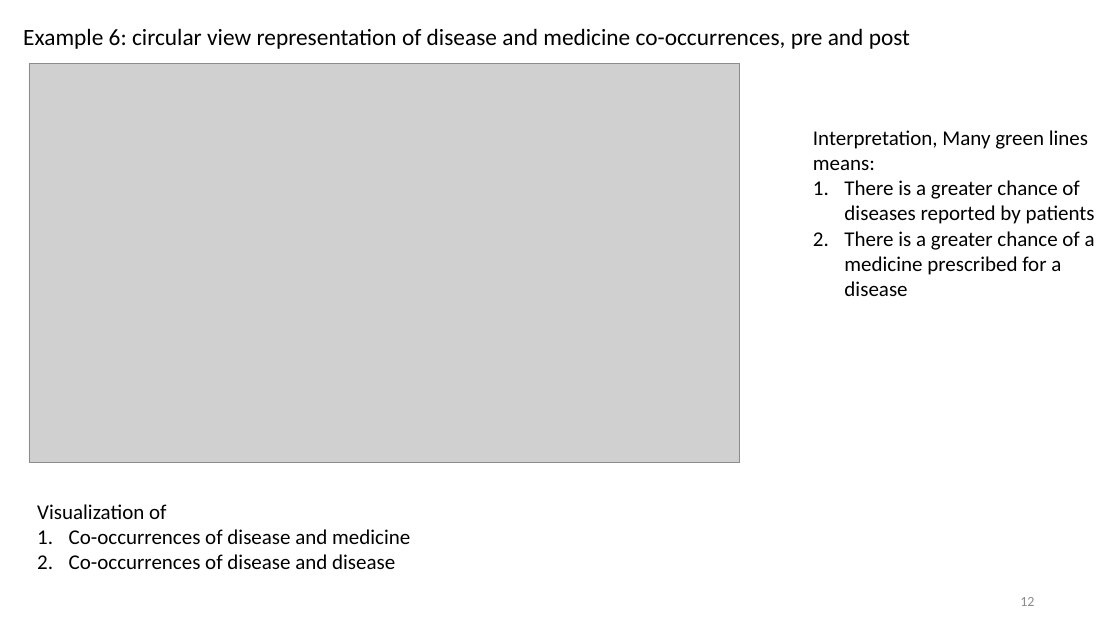
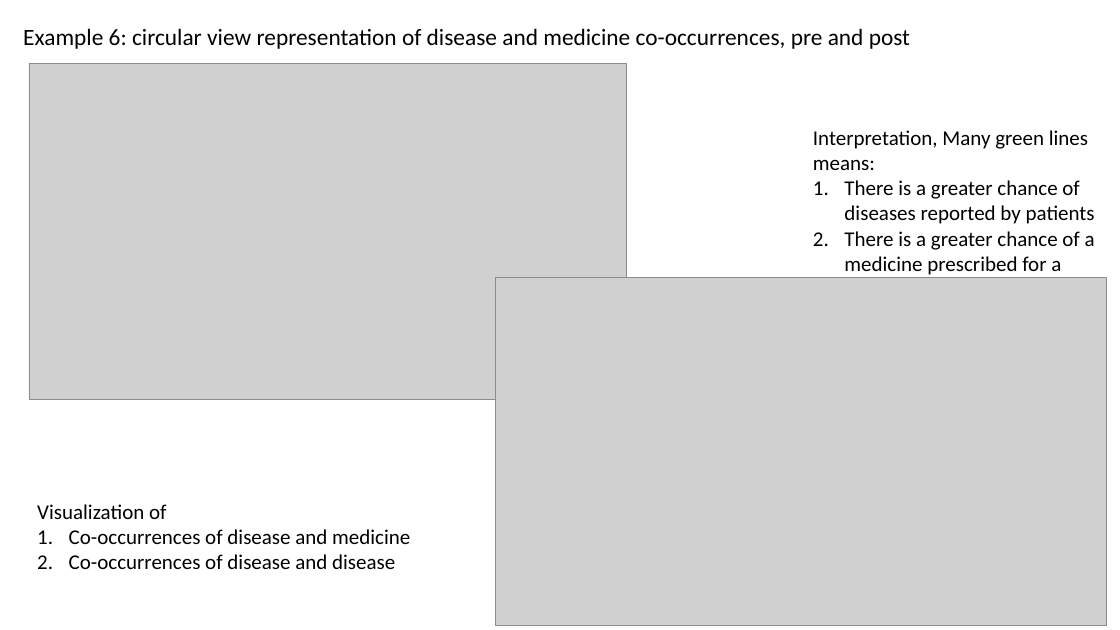
Before and after one commit to coursephd/PostgreSQL, a slide deck: slide 12 of thesis/Pune-Nov2019/01AYUSH-Pune-Nov2019.pptx. Drawn at 1120x630 pixels with LibreOffice and Linux fonts; fonts in the diff are those of the drawing; grey boxes stand for pictures; background and template pictures are left out. Boxes give left, top, right and bottom in pixels: in the first picture for what was removed or moved away, otherwise in the second. Text is boxed around its words. In the diff, an @@ line names an element or a change of style, - is before the commit and + after.

```diff
--- a/thesis/Pune-Nov2019/01AYUSH-Pune-Nov2019.pptx
+++ b/thesis/Pune-Nov2019/01AYUSH-Pune-Nov2019.pptx
@@ picture: place and size @@
-picture at [29,63,739,463]
+picture at [29,63,626,399]
@@ picture added at [495,277,1107,626] @@
@@ page number removed at [1020,597,1034,606] @@
-12
```
